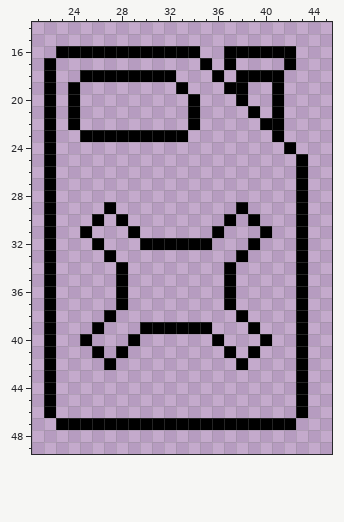
A pixel-art file gets an edit: Assets/Sprites/Fuel_sprite.aseprite. Above is the file before it was changed.
64x64 pixels, 1 frame. Shown: x 21..45, y 14..49.
The same view after the edit:
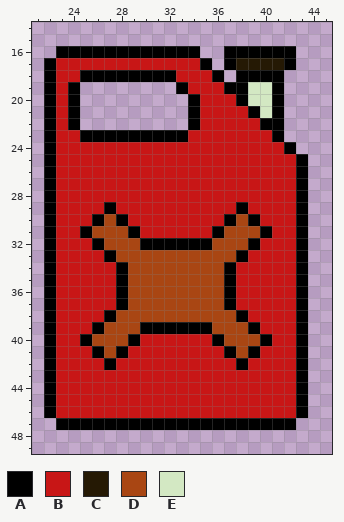
Palette (. is transparent): A #000000  B #c81616  C #251904  D #a94613  E #d3e8c3
The edit:
@@ x 21..45 @@
 16 ..AAAAAAAAAAAA..AAAAAA...
-17 .A............A.A....A...
-18 .A..AAAAAAAA...A.AAAA....
-19 .A.A........A...AA..A....
-20 .A.A.........A...A..A....
-21 .A.A.........A....A.A....
-22 .A.A.........A.....AA....
-23 .A..AAAAAAAAA.......A....
-24 .A...................A...
-25 .A....................A..
-26 .A....................A..
-27 .A....................A..
-28 .A....................A..
-29 .A....A..........A....A..
-30 .A...A.A........A.A...A..
-31 .A..A...A......A...A..A..
-32 .A...A...AAAAAA...A...A..
-33 .A....A..........A....A..
-34 .A.....A........A.....A..
-35 .A.....A........A.....A..
-36 .A.....A........A.....A..
-37 .A.....A........A.....A..
-38 .A....A..........A....A..
-39 .A...A...AAAAAA...A...A..
-40 .A..A...A......A...A..A..
-41 .A...A.A........A.A...A..
-42 .A....A..........A....A..
-43 .A....................A..
-44 .A....................A..
-45 .A....................A..
-46 .A....................A..
+17 .ABBBBBBBBBBBBA.ACCCCA...
+18 .ABBAAAAAAAABBBA.AAAA....
+19 .ABA........ABBBAAEEA....
+20 .ABA.........ABBBAEEA....
+21 .ABA.........ABBBBAEA....
+22 .ABA.........ABBBBBAA....
+23 .ABBAAAAAAAAABBBBBBBA....
+24 .ABBBBBBBBBBBBBBBBBBBA...
+25 .ABBBBBBBBBBBBBBBBBBBBA..
+26 .ABBBBBBBBBBBBBBBBBBBBA..
+27 .ABBBBBBBBBBBBBBBBBBBBA..
+28 .ABBBBBBBBBBBBBBBBBBBBA..
+29 .ABBBBABBBBBBBBBBABBBBA..
+30 .ABBBADABBBBBBBBADABBBA..
+31 .ABBADDDABBBBBBADDDABBA..
+32 .ABBBADDDAAAAAADDDABBBA..
+33 .ABBBBADDDDDDDDDDABBBBA..
+34 .ABBBBBADDDDDDDDABBBBBA..
+35 .ABBBBBADDDDDDDDABBBBBA..
+36 .ABBBBBADDDDDDDDABBBBBA..
+37 .ABBBBBADDDDDDDDABBBBBA..
+38 .ABBBBADDDDDDDDDDABBBBA..
+39 .ABBBADDDAAAAAADDDABBBA..
+40 .ABBADDDABBBBBBADDDABBA..
+41 .ABBBADABBBBBBBBADABBBA..
+42 .ABBBBABBBBBBBBBBABBBBA..
+43 .ABBBBBBBBBBBBBBBBBBBBA..
+44 .ABBBBBBBBBBBBBBBBBBBBA..
+45 .ABBBBBBBBBBBBBBBBBBBBA..
+46 .ABBBBBBBBBBBBBBBBBBBBA..
 47 ..AAAAAAAAAAAAAAAAAAAA...
